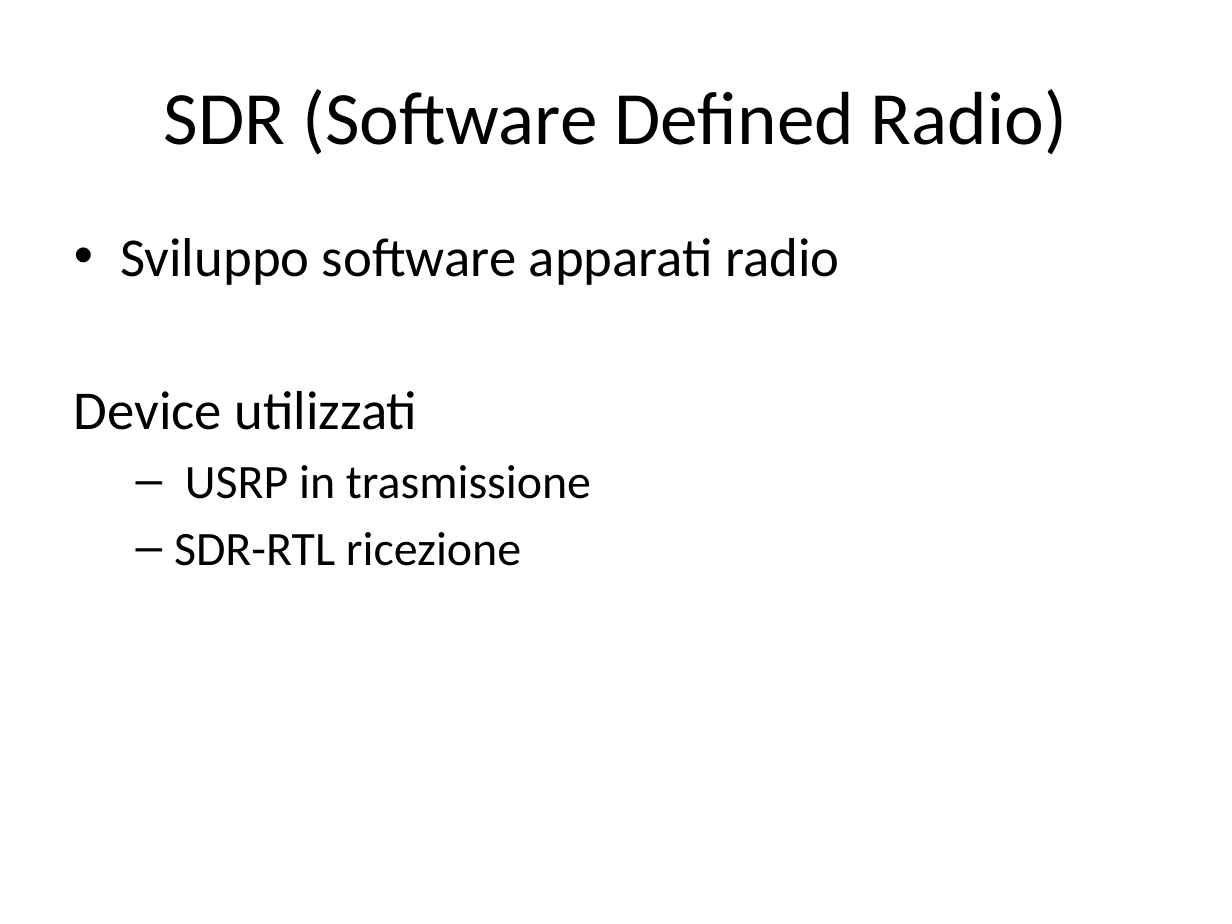
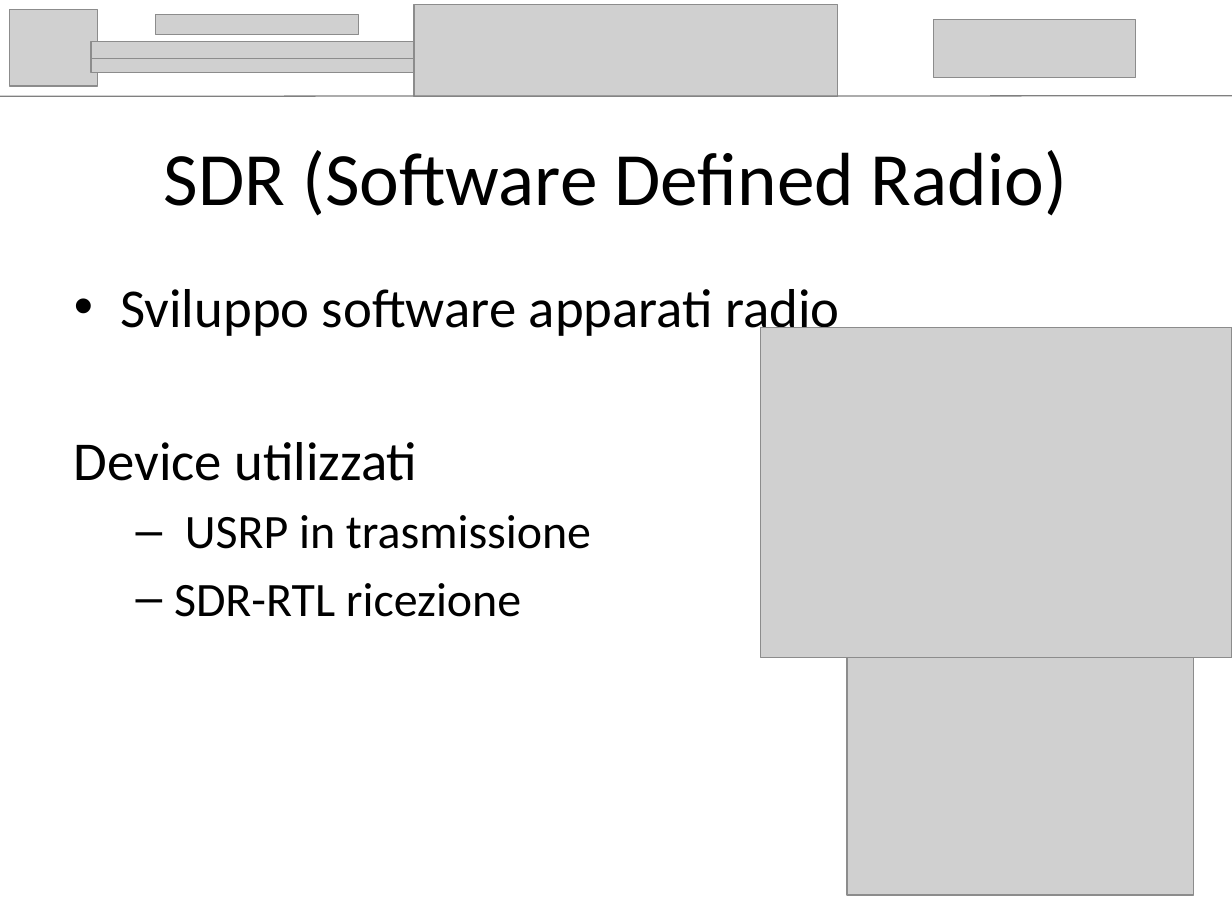
Before and after one commit to AndreaFilippi/LaMiaTesi, a slide deck: slide 6 of presentazione/Andrea_Filippi_presentazione.pptx (slide 5 before the commit). Drawn at 1232x924 pixels with LibreOffice and Linux fonts; fonts in the diff are those of the drawing; grey boxes stand for pictures. Boxes give left, top, right and bottom in pixels: in the first picture for what was removed or moved away, otherwise in the second. Text is boxed around its words. In the diff, an @@ line names an element or a change of style, - is before the commit and + after.

```diff
--- a/presentazione/Andrea_Filippi_presentazione.pptx
+++ b/presentazione/Andrea_Filippi_presentazione.pptx
@@ group added at [0, 5, 1232, 97]: 6 pictures, 1 line @@
@@ title "SDR (Software Defined Radio)": place and size @@
-title "SDR (Software Defined Radio)" at [164, 89, 1067, 155]
+title "SDR (Software Defined Radio)" at [164, 150, 1067, 216]
@@ text "Sviluppo software apparati radio": place and size @@
-text "Sviluppo software apparati radio" at [74, 238, 839, 566]
+text "Sviluppo software apparati radio" at [74, 289, 839, 617]
@@ picture added at [760, 328, 1232, 658] @@
@@ picture added at [848, 650, 1194, 896] @@
```
Also in this commit, not shown: 17 other slides changed, 3 slides added, 1 slide removed, 5 other files.
